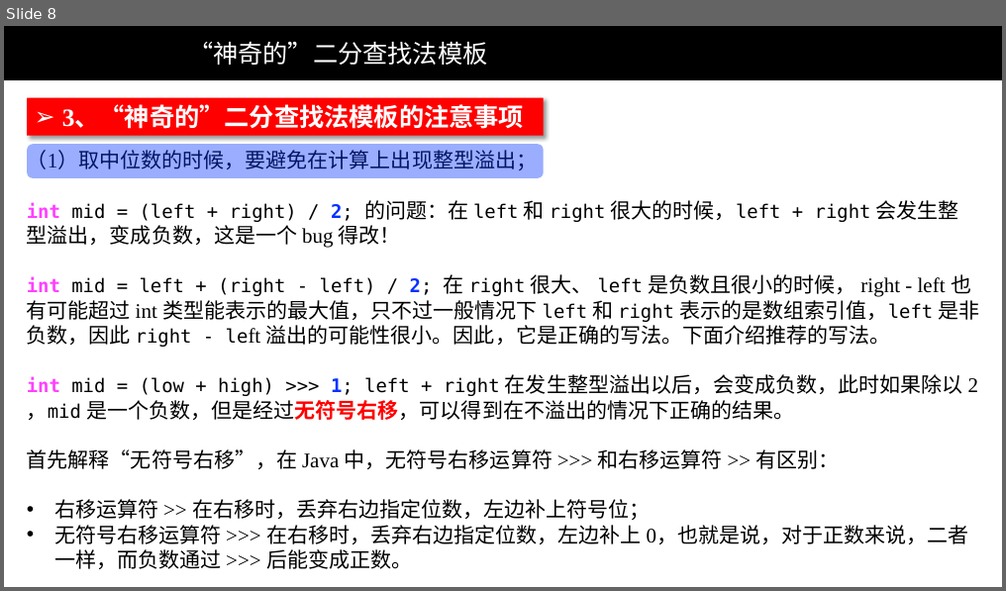
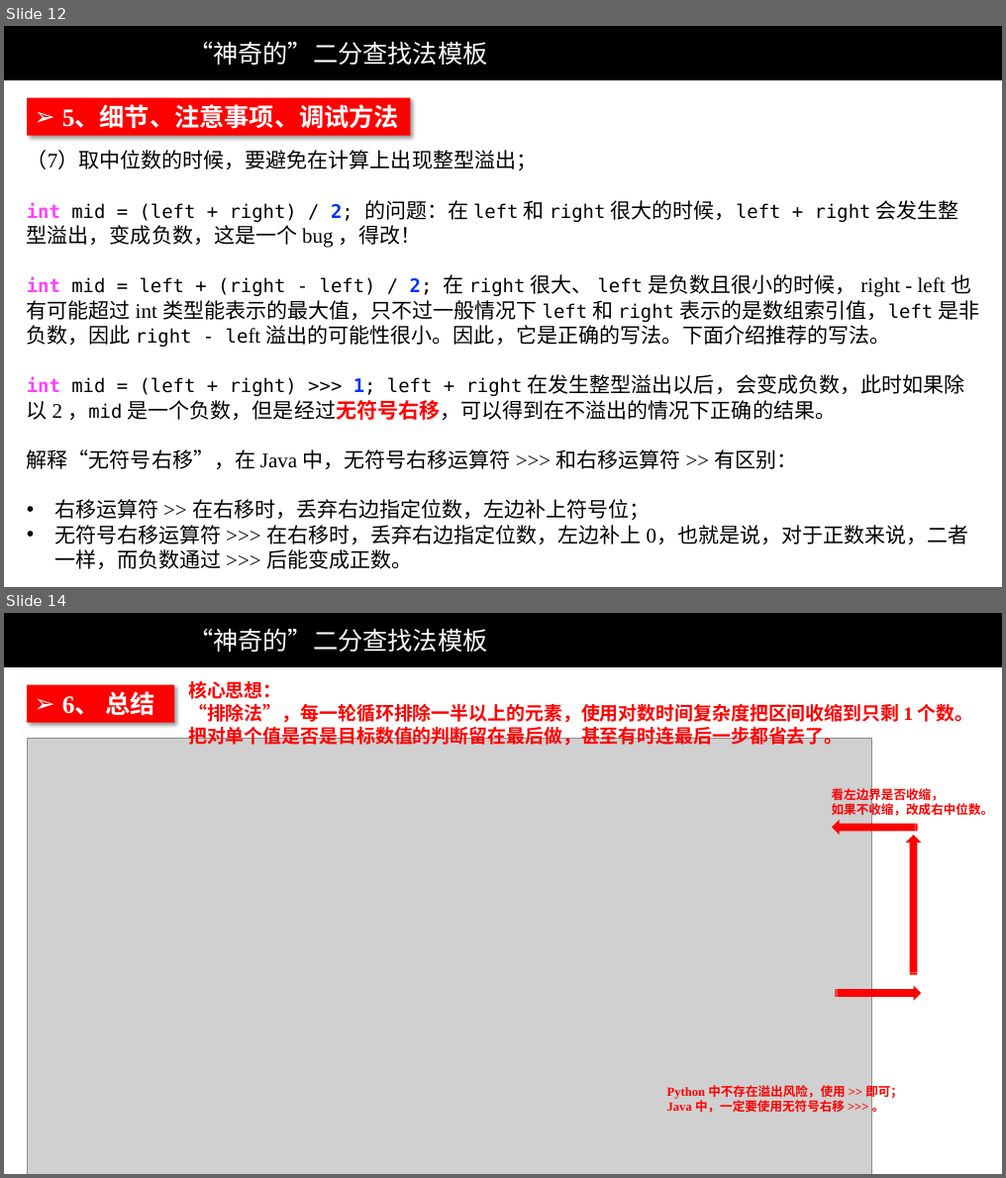
Before and after one commit to liweiwei1419/LeetCode-Solution-PPT, a slide deck: others/“神奇的”二分查找法模板-1（文字）.pptx. Shown one above the other, each under a label of ours: slide 8 before the commit, slides 12 and 14 after it; the slides between them are not shown. The pictures are 1006x591 and 1006x1178 pixels, drawn with LibreOffice and Linux fonts; fonts in the diff are those of the drawing; grey boxes stand for pictures; background and template pictures are left out. Boxes give left, top, right and bottom in pixels: in the first picture for what was removed or moved away, otherwise in the second. Text is boxed around its words. In the diff, an @@ line names an element or a change of style, - is before the commit and + after.

Commit message:
添加了神奇的二分查找法 PPT。

```diff
--- a/others/“神奇的”二分查找法模板-1（文字）.pptx
+++ b/others/“神奇的”二分查找法模板-1（文字）.pptx
@@ slide 14 added at [4, 613, 1002, 1174], background #FFFFFF; not listed: 1 template element that a slide beside it also shows @@
@@ text added at [188, 628, 487, 652], 24 pt, text #FFFFFF @@
+“神奇的”二分查找法模板
@@ rectangle added at [27, 685, 174, 722], fill #FF0000, 24 pt, text #FFFFFF, bold @@
+➢ 6、 总结
@@ text added at [188, 681, 974, 748], 18 pt, text #FF0000, bold @@
+核心思想：
+“排除法”，每一轮循环排除一半以上的元素，使用对数时间复杂度把区间收缩到只剩 1 个数。
+把对单个值是否是目标数值的判断留在最后做，甚至有时连最后一步都省去了。
@@ picture added at [27, 739, 872, 1174] @@
@@ text added at [832, 786, 994, 818], 12 pt, text #FF0000, bold @@
+看左边界是否收缩，
+如果不收缩，改成右中位数。
@@ striped right arrow added at [832, 820, 918, 836], fill #FF0000 @@
@@ striped right arrow added at [905, 836, 921, 975], fill #FF0000 @@
@@ striped right arrow added at [835, 986, 921, 1001], fill #FF0000 @@
@@ text added at [667, 1083, 903, 1113], 12 pt, text #FF0000, bold @@
+Python 中不存在溢出风险，使用 >> 即可；
+Java 中，一定要使用无符号右移 >>> 。
@@ what was slide 8 is now slide 12 @@
@@ slide 12 changed as well @@
@@ rectangle "5、细节、注意事项、调试方法": place and size @@
-rectangle "5、细节、注意事项、调试方法" at [27, 98, 544, 135]
+rectangle "5、细节、注意事项、调试方法" at [27, 98, 411, 135]
@@ text in rectangle at [62, 106, 399, 129]: text changed @@
-➢ 3、“神奇的”二分查找法模板的注意事项
+➢ 5、细节、注意事项、调试方法
@@ rounded rectangle removed at [27, 144, 544, 178] @@
@@ text at [27, 150, 959, 248]: text changed @@
-（1）取中位数的时候，要避免在计算上出现整型溢出；
-int mid = (left + right) / 2; 的问题：在 left 和 right 很大的时候，left + right 会发生整型溢出，变成负数，这是一个 bug 得改！
+（7）取中位数的时候，要避免在计算上出现整型溢出；
+int mid = (left + right) / 2; 的问题：在 left 和 right 很大的时候，left + right 会发生整型溢出，变成负数，这是一个 bug ，得改！
@@ text at [27, 374, 965, 470]: text changed @@
-int mid = (low + high) >>> 1; left + right 在发生整型溢出以后，会变成负数，此时如果除以 2 ，mid 是一个负数，但是经过无符号右移，可以得到在不溢出的情况下正确的结果。
-首先解释“无符号右移”，在 Java 中，无符号右移运算符 >>> 和右移运算符 >> 有区别：
+int mid = (left + right) >>> 1; left + right 在发生整型溢出以后，会变成负数，此时如果除以 2 ，mid 是一个负数，但是经过无符号右移，可以得到在不溢出的情况下正确的结果。
+解释“无符号右移”，在 Java 中，无符号右移运算符 >>> 和右移运算符 >> 有区别：
```
Also in this commit, not shown: 8 other slides changed, 4 other slides added, 1 other file.
